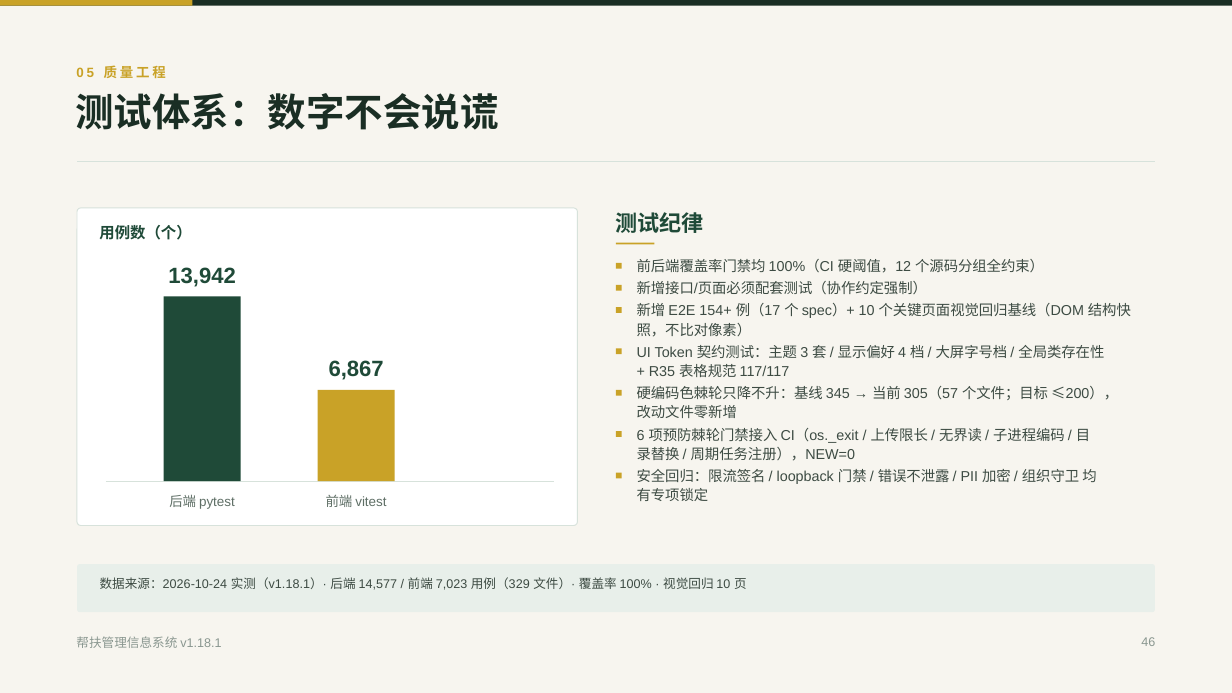
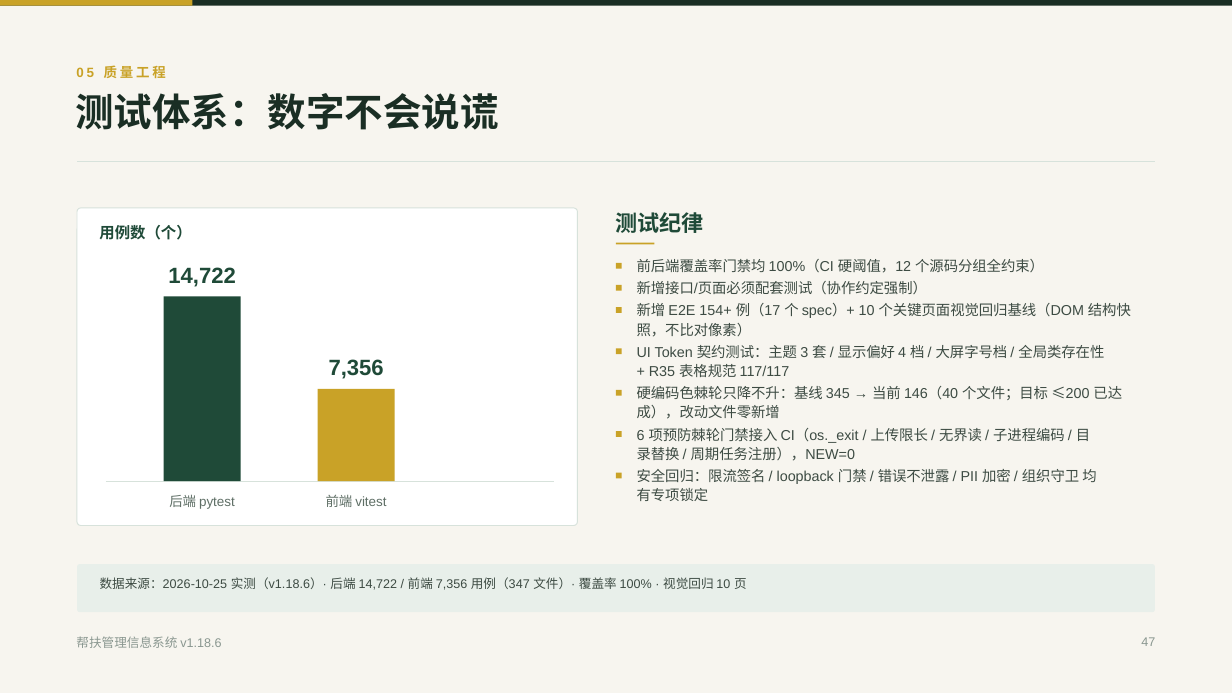
Before and after one commit to lzh745200/MRRS, a slide deck: slide 47 of docs/帮扶管理信息系统介绍.pptx (slide 46 before the commit). Drawn at 1232x693 pixels with LibreOffice and Linux fonts; fonts in the diff are those of the drawing. Boxes give left, top, right and bottom in pixels: in the first picture for what was removed or moved away, otherwise in the second. Text is boxed around its words. In the diff, an @@ line names an element or a change of style, - is before the commit and + after.

```diff
--- a/docs/帮扶管理信息系统介绍.pptx
+++ b/docs/帮扶管理信息系统介绍.pptx
@@ text at (168, 267, 235, 287): text changed @@
-13,942
+14,722
@@ text at (329, 359, 384, 379): text changed @@
-6,867
+7,356
@@ text at (637, 386, 1122, 400): text changed @@
-硬编码色棘轮只降不升：基线 345 → 当前 305（57 个文件；目标 ≤200），
+硬编码色棘轮只降不升：基线 345 → 当前 146（40 个文件；目标 ≤200 已达
@@ text at (637, 405, 780, 419): text changed @@
-改动文件零新增
+成），改动文件零新增
@@ text at (100, 577, 747, 590): text changed @@
-数据来源：2026-10-24 实测（v1.18.1）· 后端 14,577 / 前端 7,023 用例（329 文件）· 覆盖率 100% · 视觉回归 10 页
+数据来源：2026-10-25 实测（v1.18.6）· 后端 14,722 / 前端 7,356 用例（347 文件）· 覆盖率 100% · 视觉回归 10 页
@@ text at (76, 636, 221, 648): text changed @@
-帮扶管理信息系统 v1.18.1
+帮扶管理信息系统 v1.18.6
@@ text at (1141, 637, 1155, 646): text changed @@
-46
+47
```
Also in this commit, not shown: 52 other slides changed, 1 slide added, 3 other files.
